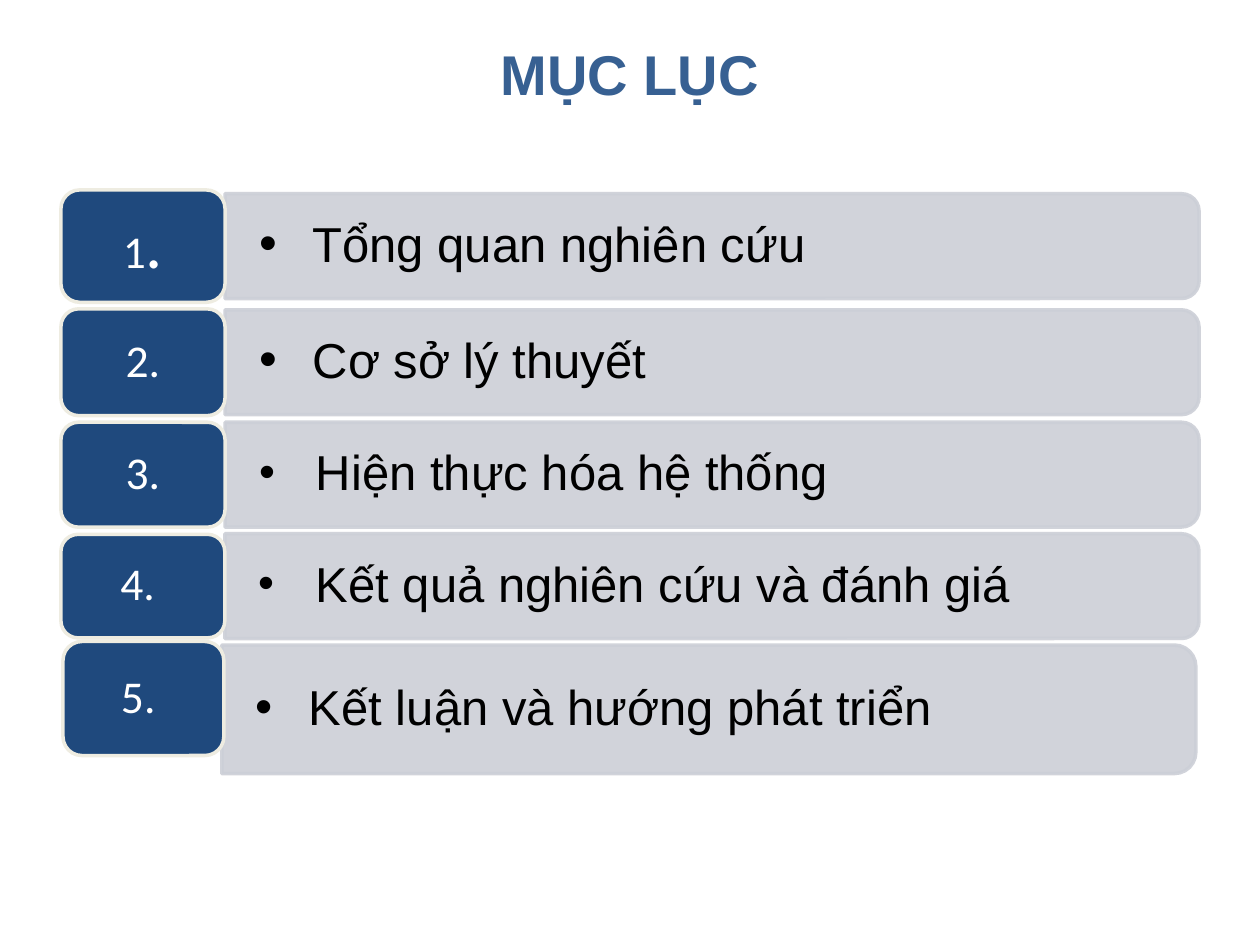
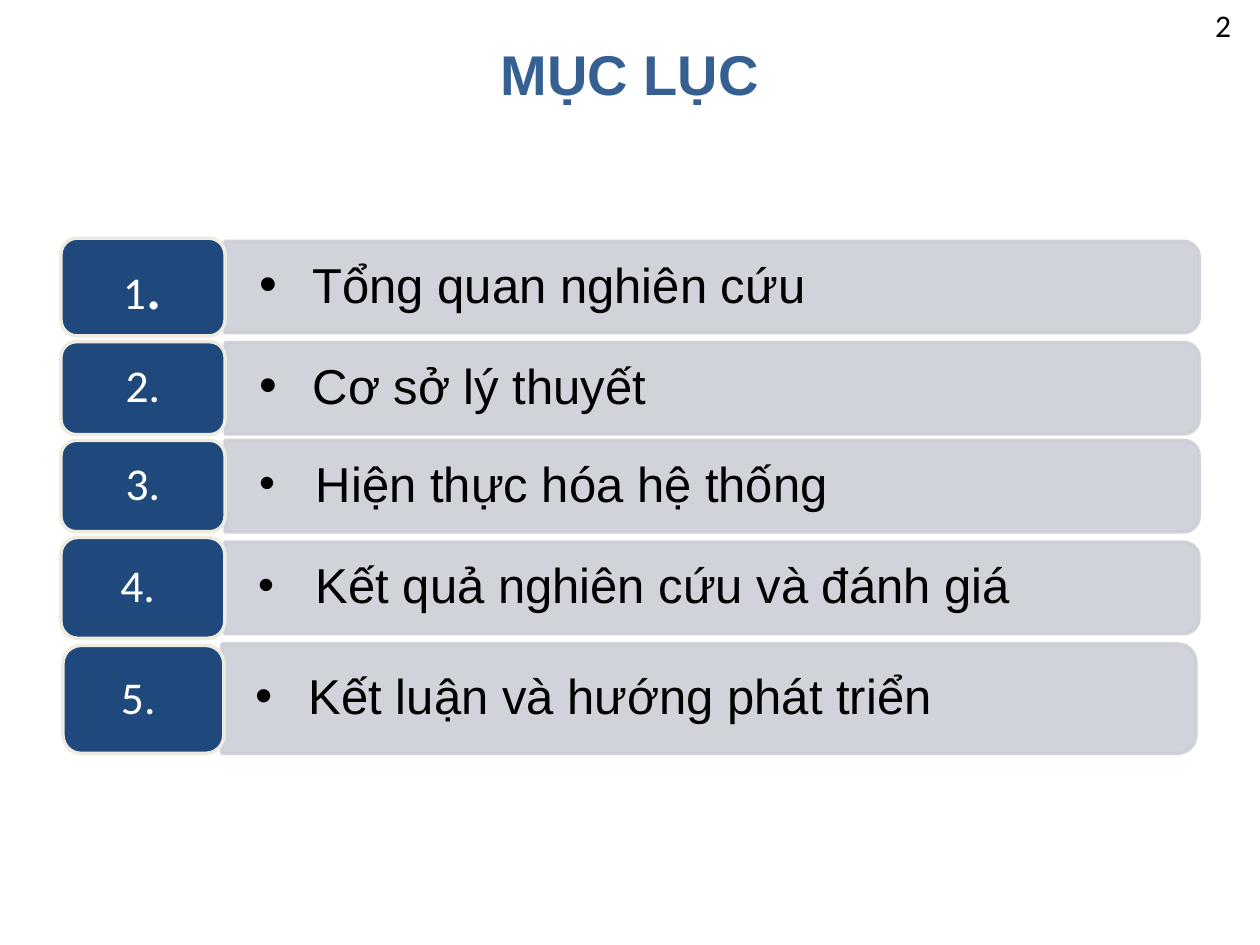
Before and after one commit to nguyentruongvu2/tn-nguyentruongvu-taohoclieu-rag, a slide deck: slide 2 of docs/PPT_RAG_Tao_tai_lieu_giang_day.pptx. Drawn at 1260x945 pixels with LibreOffice and Linux fonts; fonts in the diff are those of the drawing; background and template pictures are left out. Boxes give left, top, right and bottom in pixels: in the first picture for what was removed or moved away, otherwise in the second. Text is boxed around its words. In the diff, an @@ line names an element or a change of style, - is before the commit and + after.

```diff
--- a/docs/PPT_RAG_Tao_tai_lieu_giang_day.pptx
+++ b/docs/PPT_RAG_Tao_tai_lieu_giang_day.pptx
@@ text added at <box>1215,16,1231,37</box>, 18 pt, text #000000 @@
+2
@@ rounded rectangle: place and size @@
-rounded rectangle at <box>60,190,224,302</box>
+rounded rectangle at <box>60,238,224,336</box>
@@ text "1.": place and size @@
-text "1." at <box>123,238,146,268</box>
+text "1." at <box>123,279,146,309</box>
@@ round same rect: place and size @@
-round same rect at <box>226,194,1200,299</box>
+round same rect at <box>225,241,1199,332</box>
@@ text "Tổng quan nghiên cứu": place and size @@
-text "Tổng quan nghiên cứu" at <box>313,223,805,272</box>
+text "Tổng quan nghiên cứu" at <box>313,264,805,313</box>
@@ rounded rectangle: place and size @@
-rounded rectangle at <box>60,309,224,416</box>
+rounded rectangle at <box>60,341,224,435</box>
@@ text "2.": place and size @@
-text "2." at <box>126,347,160,378</box>
+text "2." at <box>126,372,160,403</box>
@@ round same rect: place and size @@
-round same rect at <box>226,310,1200,415</box>
+round same rect at <box>225,343,1199,434</box>
@@ text "Cơ sở lý thuyết": place and size @@
-text "Cơ sở lý thuyết" at <box>313,340,646,388</box>
+text "Cơ sở lý thuyết" at <box>313,366,646,414</box>
@@ rounded rectangle: place and size @@
-rounded rectangle at <box>60,422,224,527</box>
+rounded rectangle at <box>60,441,224,533</box>
@@ text "3.": place and size @@
-text "3." at <box>126,459,160,490</box>
+text "3." at <box>126,470,160,501</box>
@@ round same rect: place and size @@
-round same rect at <box>226,422,1200,527</box>
+round same rect at <box>225,440,1199,531</box>
@@ text "Hiện thực hóa hệ thống": place and size @@
-text "Hiện thực hóa hệ thống" at <box>316,452,828,500</box>
+text "Hiện thực hóa hệ thống" at <box>316,464,828,512</box>
@@ rounded rectangle: place and size @@
-rounded rectangle at <box>60,534,224,638</box>
+rounded rectangle at <box>60,538,224,639</box>
@@ round same rect: place and size @@
-round same rect at <box>224,534,1198,639</box>
+round same rect at <box>225,542,1199,633</box>
@@ rounded rectangle: place and size @@
-rounded rectangle at <box>63,641,224,756</box>
+rounded rectangle at <box>63,645,224,753</box>
@@ text "Kết luận và hướng phát ...": place and size @@
-text "Kết luận và hướng phát ..." at <box>309,686,931,735</box>
+text "Kết luận và hướng phát ..." at <box>309,675,931,724</box>
@@ round same rect: place and size @@
-round same rect at <box>222,644,1196,773</box>
+round same rect at <box>222,644,1196,753</box>
```
Also in this commit, not shown: 16 other slides changed, 1 slide added.
